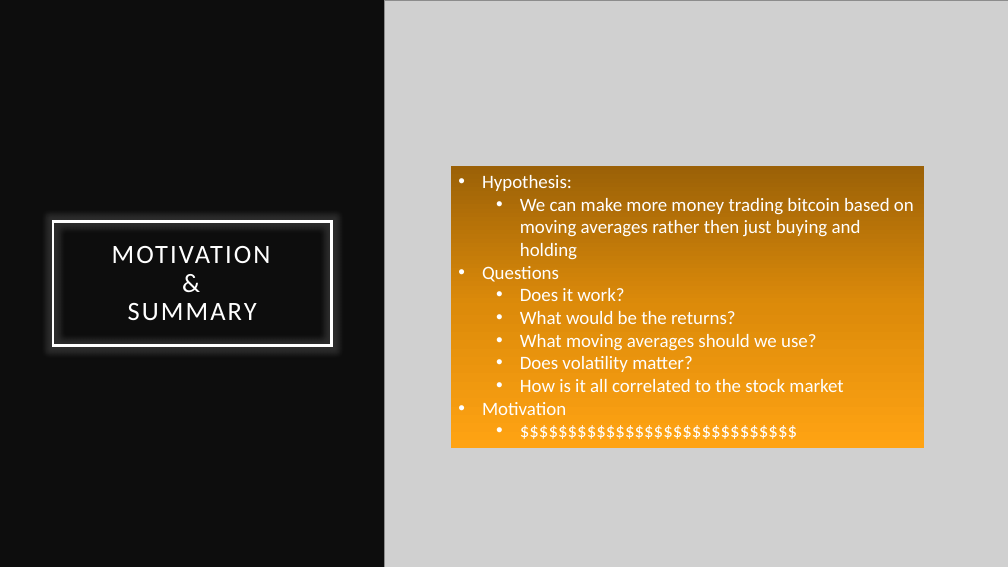
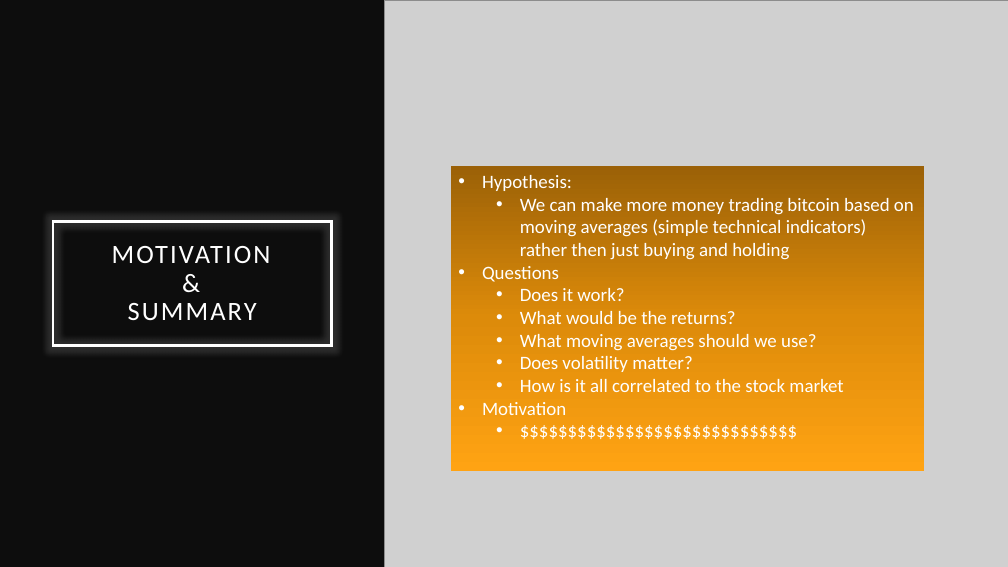
Before and after one commit to ITJedi/UMN_Fin_Project1, a slide deck: slide 2 of Project_1_Bitcoin Trading Strats.pptx. Drawn at 1008x567 pixels with LibreOffice and Linux fonts; fonts in the diff are those of the drawing; grey boxes stand for pictures. Boxes give left, top, right and bottom in pixels: in the first picture for what was removed or moved away, otherwise in the second. Text is boxed around its words. In the diff, an @@ line names an element or a change of style, - is before the commit and + after.

Commit message:
finished5

```diff
--- a/Project_1_Bitcoin Trading Strats.pptx
+++ b/Project_1_Bitcoin Trading Strats.pptx
@@ rectangle "Hypothesis:": place and size @@
-rectangle "Hypothesis:" at bbox=[451, 166, 925, 448]
+rectangle "Hypothesis:" at bbox=[451, 166, 925, 471]
@@ text in rectangle at bbox=[520, 198, 914, 260]: text changed @@
-  • We can make more money trading bitcoin based on moving averages rather then just buying and holding
+  • We can make more money trading bitcoin based on moving averages (simple technical indicators) rather then just buying and holding
```
